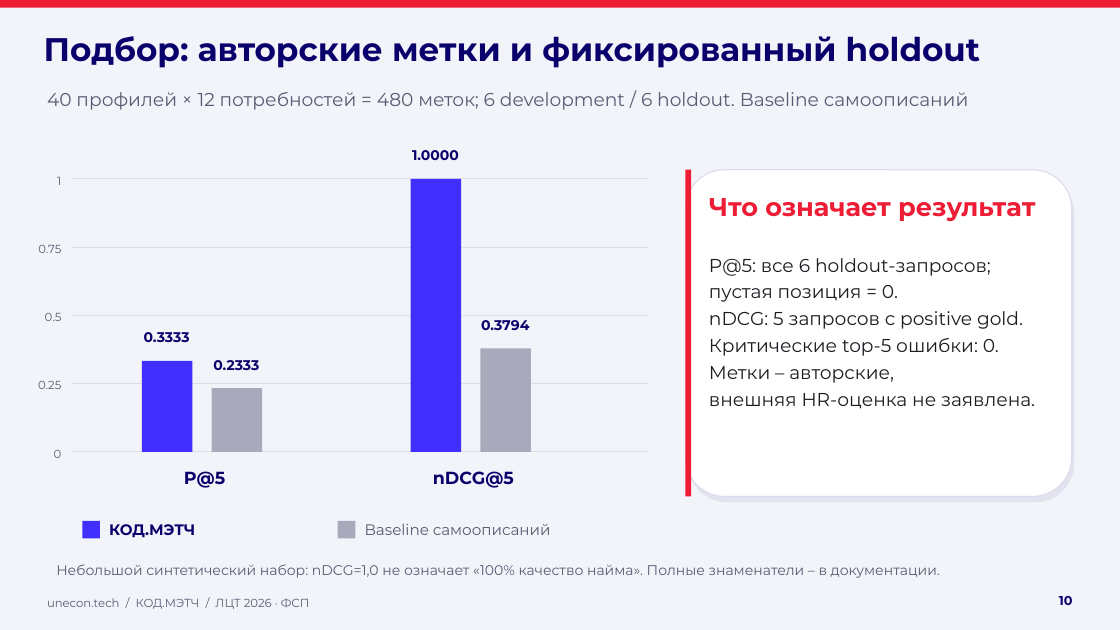
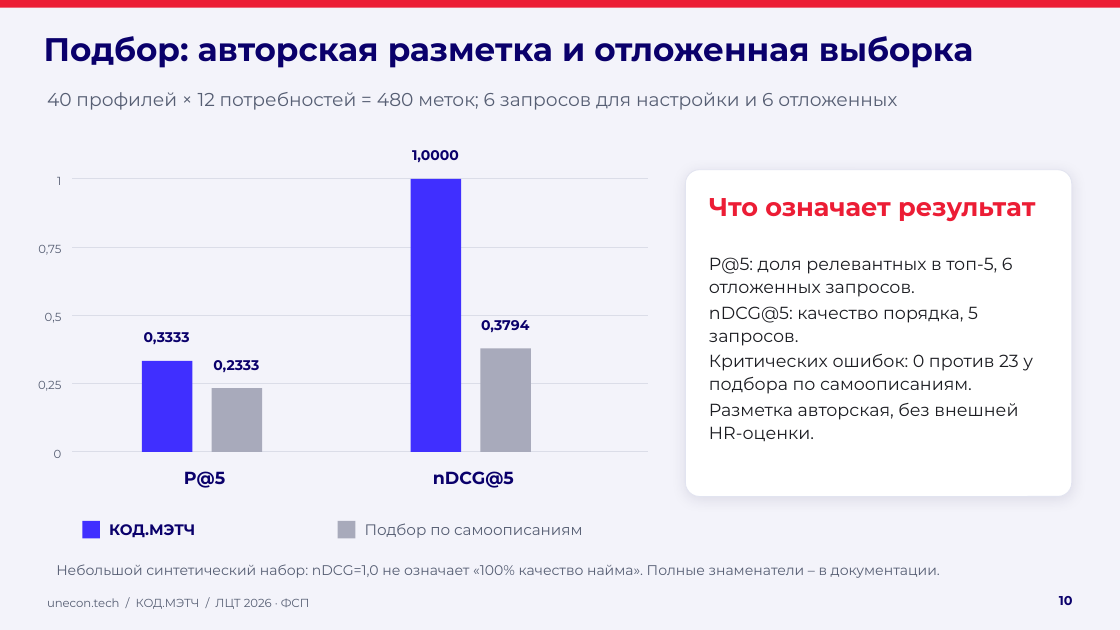
Before and after one commit to Valery766/kodmatch-lct-2026, a slide deck: slide 10 of presentation/КОД.МЭТЧ_unecon.tech_ЛЦТ_ФСП_2026.pptx. Drawn at 1120x630 pixels with LibreOffice and Linux fonts; fonts in the diff are those of the drawing; background and template pictures are left out. Boxes give left, top, right and bottom in pixels: in the first picture for what was removed or moved away, otherwise in the second. Text is boxed around its words. In the diff, an @@ line names an element or a change of style, - is before the commit and + after.

```diff
--- a/presentation/КОД.МЭТЧ_unecon.tech_ЛЦТ_ФСП_2026.pptx
+++ b/presentation/КОД.МЭТЧ_unecon.tech_ЛЦТ_ФСП_2026.pptx
@@ text at bbox=[44, 36, 974, 68]: text changed @@
-Подбор: авторские метки и фиксированный holdout
+Подбор: авторская разметка и отложенная выборка
@@ text at bbox=[47, 92, 897, 110]: text changed @@
-40 профилей × 12 потребностей = 480 меток; 6 development / 6 holdout. Baseline самоописаний
+40 профилей × 12 потребностей = 480 меток; 6 запросов для настройки и 6 отложенных
@@ rounded rectangle at bbox=[686, 170, 1072, 497]: outline #DCDDEC 1 pt to #E2E4F0 0.75 pt; shadow on; proportions changed @@
@@ rectangle removed at bbox=[686, 170, 691, 497] @@
@@ rounded rectangle removed at bbox=[688, 176, 1075, 502] @@
@@ text at bbox=[709, 257, 1033, 442]: text changed; size 16 to 15 pt @@
-P@5: все 6 holdout-запросов;
-пустая позиция = 0.
-nDCG: 5 запросов с positive gold.
-Критические top-5 ошибки: 0.
-Метки – авторские,
-внешняя HR-оценка не заявлена.
+P@5: доля релевантных в топ-5, 6 отложенных запросов.
+nDCG@5: качество порядка, 5 запросов.
+Критических ошибок: 0 против 23 у подбора по самоописаниям.
+Разметка авторская, без внешней HR-оценки.
@@ text at bbox=[144, 332, 190, 344]: text changed @@
-0.3333
+0,3333
@@ text at bbox=[213, 360, 259, 372]: text changed @@
-0.2333
+0,2333
@@ text at bbox=[365, 523, 582, 538]: text changed @@
-Baseline самоописаний
+Подбор по самоописаниям
```
Also in this commit, not shown: 14 other slides changed, 52 other files.
